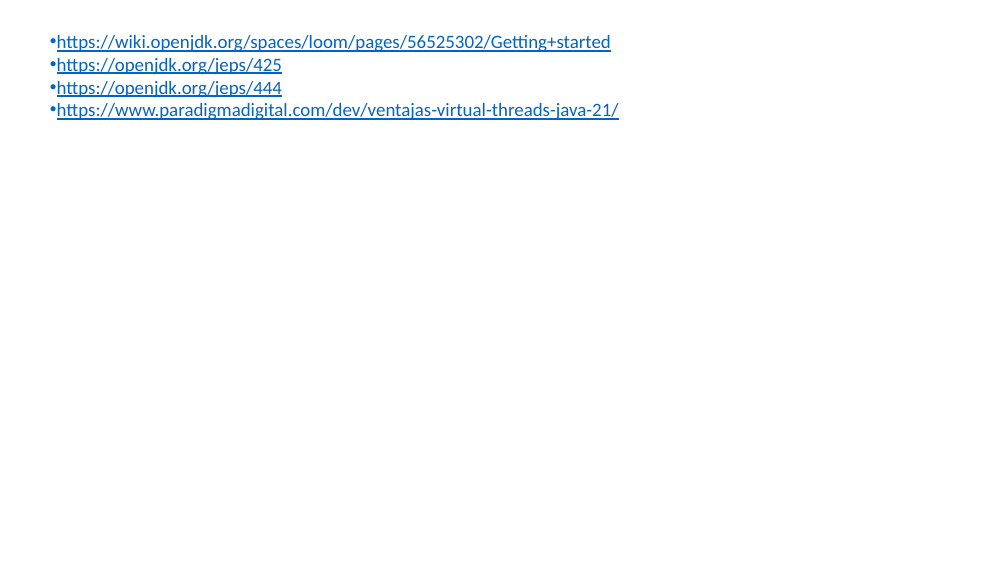
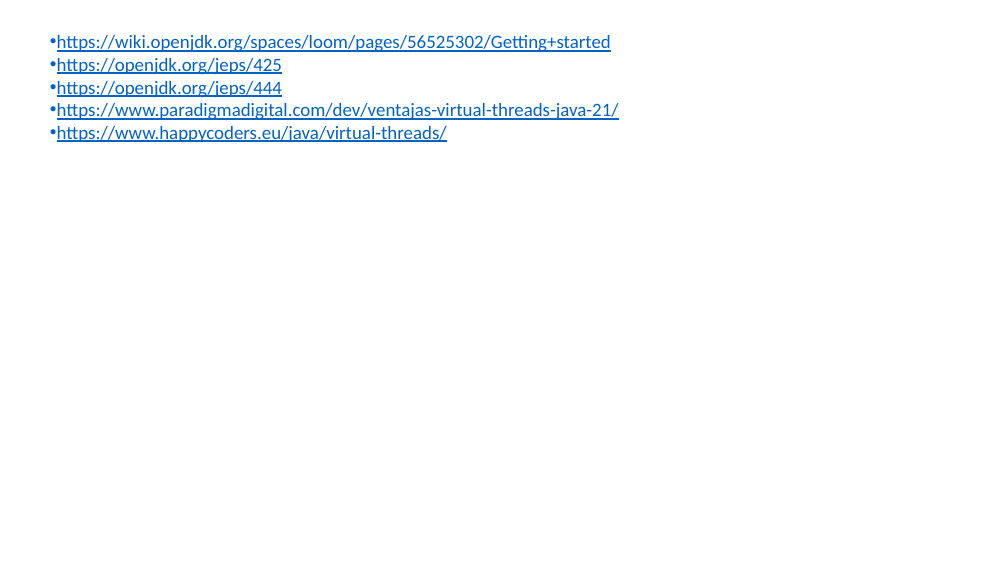
Before and after one commit to bjabinn/javaDarkThreads, a slide deck: slide 11 of Presentation1.pptx (slide 7 before the commit). Drawn at 1008x567 pixels with LibreOffice and Linux fonts; fonts in the diff are those of the drawing. Boxes give left, top, right and bottom in pixels: in the first picture for what was removed or moved away, otherwise in the second. Text is boxed around its words. In the diff, an @@ line names an element or a change of style, - is before the commit and + after.

```diff
--- a/Presentation1.pptx
+++ b/Presentation1.pptx
@@ text at <box>57,126,447,143</box>: paragraph added @@
+• https://www.happycoders.eu/java/virtual-threads/
```
Also in this commit, not shown: 1 other slide changed, 8 slides added, 4 slides removed, 14 other files.
